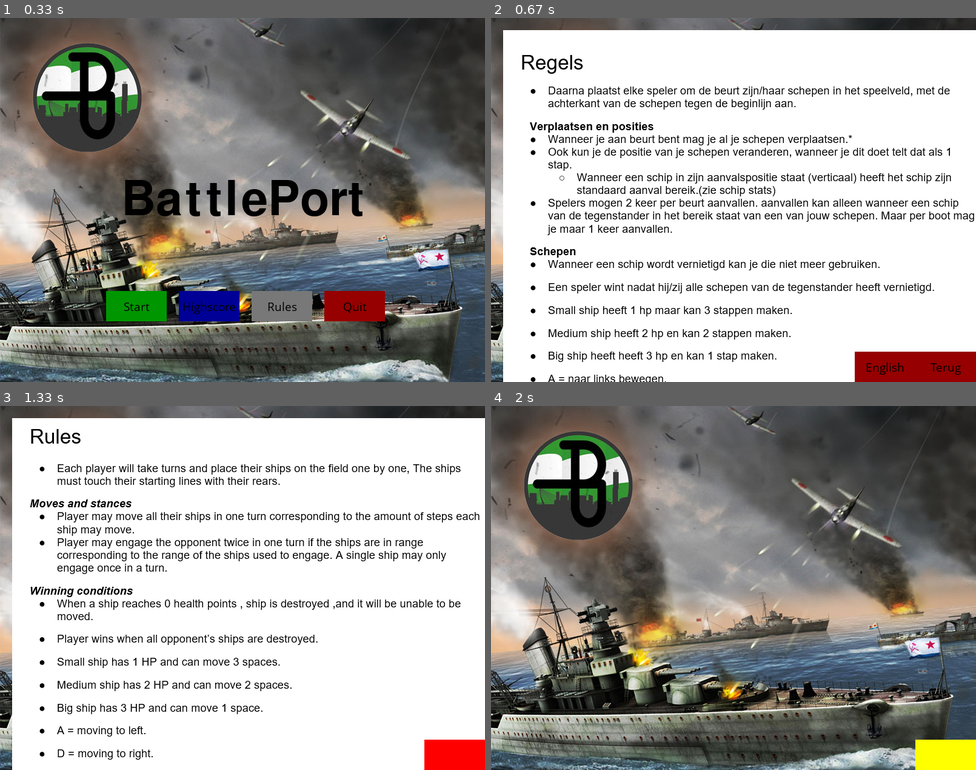
Above: before the commit, frames 1-4 (two rows, left to right).
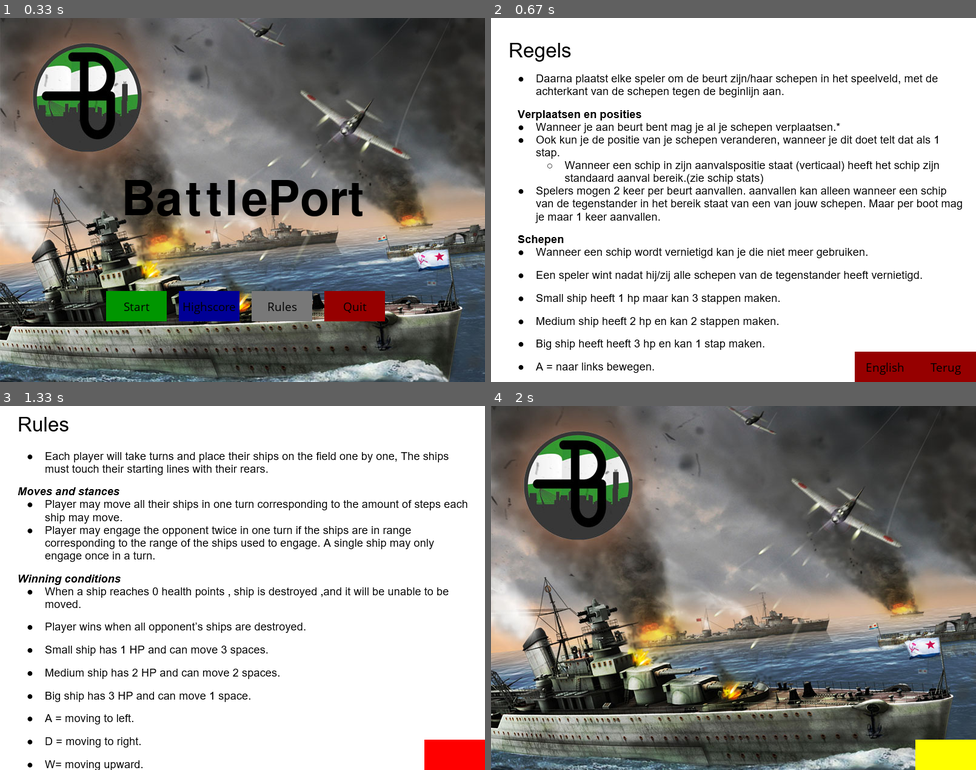
Above: after the commit, the same moments.

Repository: Mahermx1/informtica-1-project-2
Game: pygame game, started from Pygame/MainGame.py
Same seed, same stepped clock (60 frames per second), same inputs: the game is played once before the commit and once after it.
Inputs:
- Up to frame 1 (0.33 s): no input
- Up to frame 2 (0.67 s): click "Rules" at 0.38 s
- Up to frame 3 (1.33 s): click "English" at 0.88 s; click "Terug" at 1.27 s
- Up to frame 4 (2 s): click "Start" at 1.55 s; click "Next" at 1.97 s

Frame 1 is identical in both runs. In frame 2, 22% of the frame differs, in the area x 0-100%, y 0-100%; in frame 3, 19%; in frame 4, nothing differs.

Commit message:
Add files via upload

Diff:
--- a/Pygame/MainGame.py
+++ b/Pygame/MainGame.py
@@ -3,7 +3,7 @@
 
 pygame.init()
 
-sound = pygame.mixer.Sound("Epic Music Soundtracks .wav")
+sound = pygame.mixer.Sound("Epic Music.wav")
 sound.play()
 display_width = 800
 display_height = 600
@@ -83,7 +83,7 @@
 def rules():
     while not quitgame():
         gameDisplay.blit(Images.gameMenu, [0, 0])
-        gameDisplay.blit(Images.regelsnl, (20, 20))
+        gameDisplay.blit(Images.regelsnl, (0, 0))
         Functions.button("Terug", 700, 550, 100, 50, Colors.red, Colors.bright_red, intro)
         Functions.button("English", 600, 550, 100, 50, Colors.red, Colors.bright_red, rules_en)
         pygame.display.update()
@@ -93,7 +93,7 @@
 def rules_en():
     while not quitgame():
         gameDisplay.blit(Images.gameMenu, [0, 0])
-        gameDisplay.blit(Images.regelsen, (20, 20))
+        gameDisplay.blit(Images.regelsen, (0, 0))
         Functions.button("Terug", 700, 550, 100, 50, Colors.red, Colors.bright_red, intro)
         Functions.button("Nederlands", 600, 550, 100, 50, Colors.red, Colors.bright_red, rules)
         pygame.display.update()
